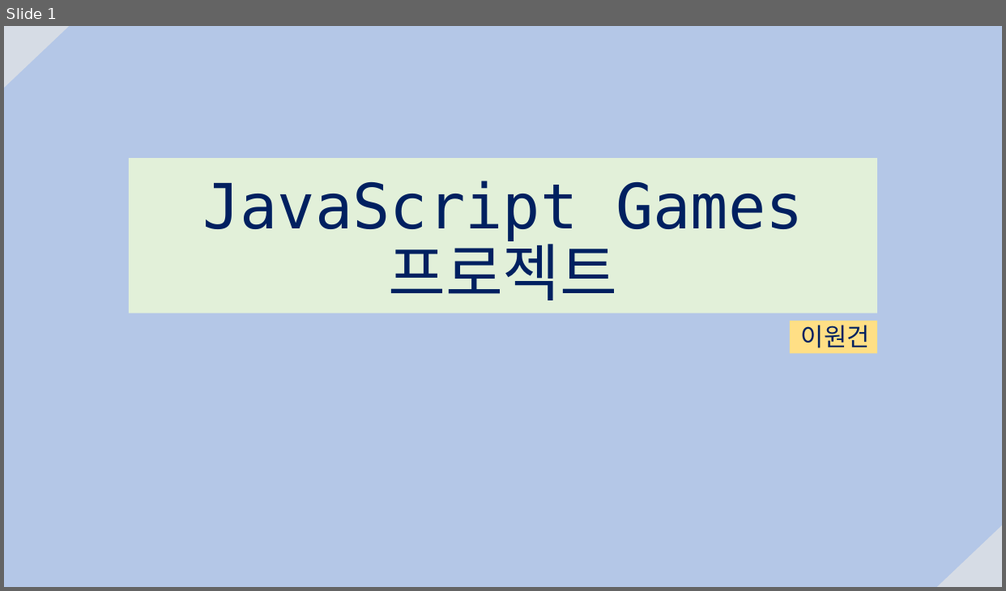
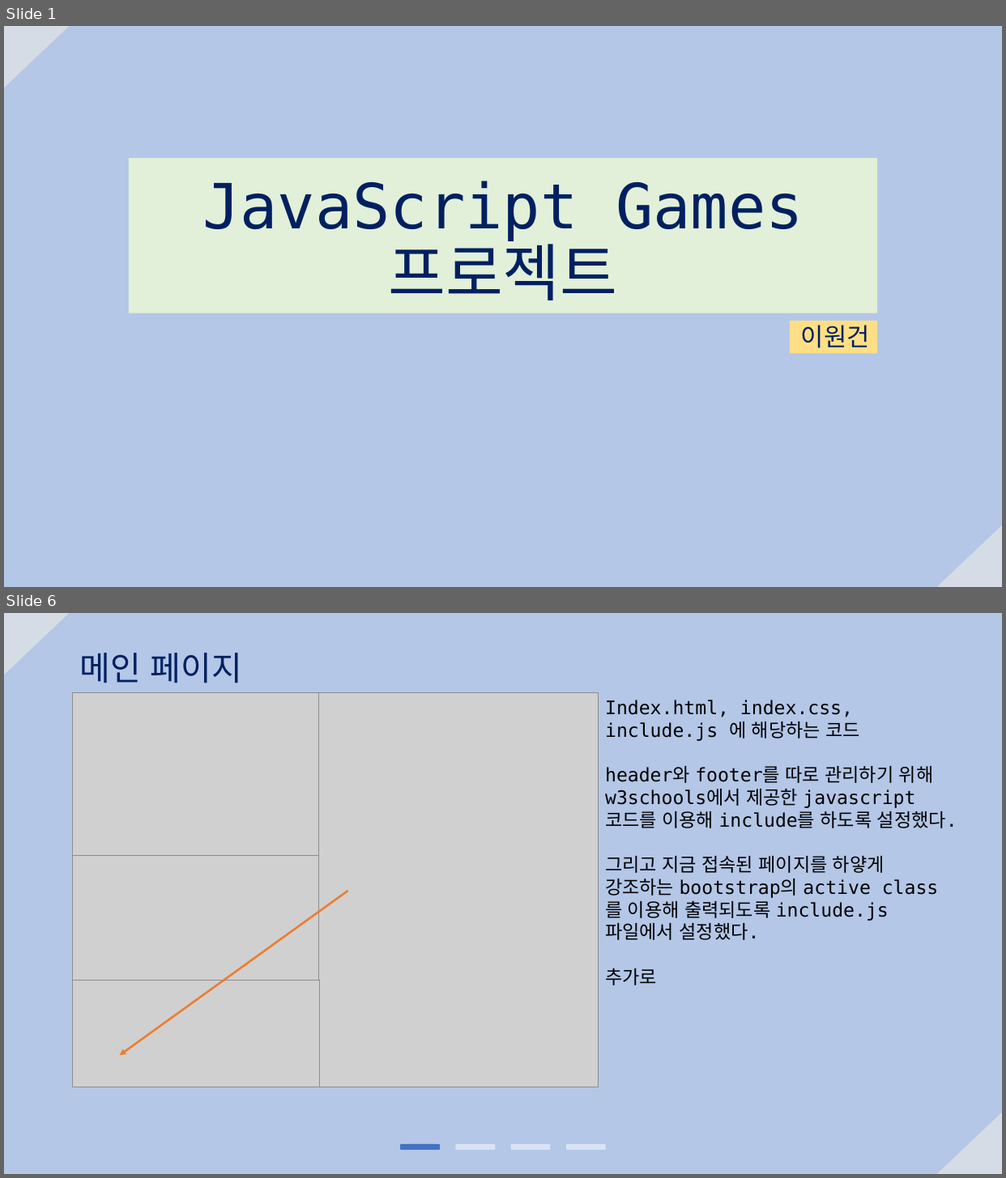
Before and after one commit to geoni4/summary, a slide deck: 프로젝트 발표자료 모음/자바 스크립트 발표 자료/JavaScript Games.pptx. Shown one above the other, each under a label of ours: slide 1 before the commit, slides 1 and 6 after it; the slides between them are not shown. The pictures are 1006x591 and 1006x1178 pixels, drawn with LibreOffice and Linux fonts; fonts in the diff are those of the drawing; grey boxes stand for pictures. Boxes give left, top, right and bottom in pixels: in the first picture for what was removed or moved away, otherwise in the second. Text is boxed around its words. In the diff, an @@ line names an element or a change of style, - is before the commit and + after.

```diff
--- a/프로젝트 발표자료 모음/자바 스크립트 발표 자료/JavaScript Games.pptx
+++ b/프로젝트 발표자료 모음/자바 스크립트 발표 자료/JavaScript Games.pptx
@@ slide 6 added at (x1=4, y1=613, x2=1002, y2=1174), background #B4C7E7; not listed: 2 template elements that a slide beside it also shows @@
@@ title added at (x1=80, y1=653, x2=242, y2=683), 32 pt, text #002060 @@
+메인 페이지
@@ picture added at (x1=73, y1=692, x2=320, y2=855) @@
@@ picture added at (x1=319, y1=692, x2=599, y2=1087) @@
@@ text added at (x1=605, y1=700, x2=957, y2=986), 18 pt, text #000000 @@
+Index.html, index.css, include.js 에 해당하는 코드
+header와 footer를 따로 관리하기 위해
+w3schools에서 제공한 javascript 코드를 이용해 include를 하도록 설정했다.
+그리고 지금 접속된 페이지를 하얗게 강조하는 bootstrap의 active class를 이용해 출력되도록 include.js파일에서 설정했다.
+추가로
@@ picture added at (x1=73, y1=856, x2=320, y2=981) @@
@@ arrow added from (347, 891) to (119, 1055), #ED7D31 2 pt @@
@@ picture added at (x1=72, y1=981, x2=319, y2=1088) @@
@@ rounded rectangle added at (x1=400, y1=1144, x2=440, y2=1151), fill #4472C4 @@
@@ rounded rectangle added at (x1=455, y1=1144, x2=495, y2=1151), fill #DAE3F3 @@
@@ rounded rectangle added at (x1=511, y1=1144, x2=551, y2=1151), fill #DAE3F3 @@
@@ rounded rectangle added at (x1=566, y1=1144, x2=606, y2=1151), fill #DAE3F3 @@
```
Also in this commit, not shown: 1 slide changed, 7 other slides added, 11 other files.
